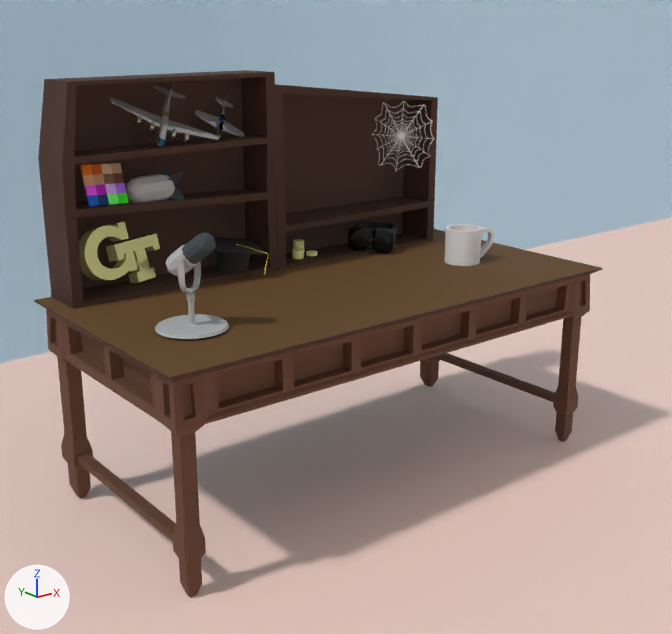
The glTF model assets/desk.glb as it was, and as the next commit left it.
One viewpoint serves both versions: a 50 mm lens placed at (-29.3, -36.7, 23.3), pointed at (2.6, 3.2, 7.4). Lighting does not change. The marker at lower left points along +X, +Y and +Z. Where no turn or scale is listed for an object, it has been applied to the vertices.

The older version as bpy lines, for what is in view:
```python
me_cylinder = bpy.data.meshes.new('Cylinder')
me_cylinder.from_pydata(...)  # 295 vertices, 586 faces; spans x -1.0..1.92, y -1.0..1.0, z -1.0..1.0
me_cylinder.materials.append(mat_standard)  # picture img_imphenzia_palette
me_mesh = bpy.data.meshes.new('Mesh')
me_mesh.from_pydata(...)  # 696 vertices, 1388 faces; spans x -2.3..2.69, y -1.07..1.34, z -1.53..1.67
me_mesh.materials.append(mat_shiny)  # picture img_imphenzia_palette
me_vr = bpy.data.meshes.new('VR')
me_vr.from_pydata(...)  # 848 vertices, 1728 faces; spans x -0.91..2.65, y -1.13..2.32, z -0.03..1.44
# faces by material slot: [1332, 396]
me_vr.materials.append(mat_standard)  # picture img_imphenzia_palette
me_vr.materials.append(mat_shiny)  # picture img_imphenzia_palette
ob_coffee = bpy.data.objects.new('Coffee', me_cylinder)
ob_coffee.location = (8.47, -0.9, 11.47)
ob_gt = bpy.data.objects.new('GT', me_mesh)
ob_gt.location = (-9.54, 5.49, 12.3)
ob_vr = bpy.data.objects.new('VR', me_vr)
ob_vr.location = (5.74, 3.91, 10.56)
# also in view: 'Floor' at (0.0, -101.0, 145.3); 'B29' at (-6.8, 5.0, 19.2); 'ColorChaos' at (-10.2, 5.0, 16.0); 'Desk' at (0.0, 0.0, 5.2); 'Mic' at (-9.8, -2.2, 12.8)
```
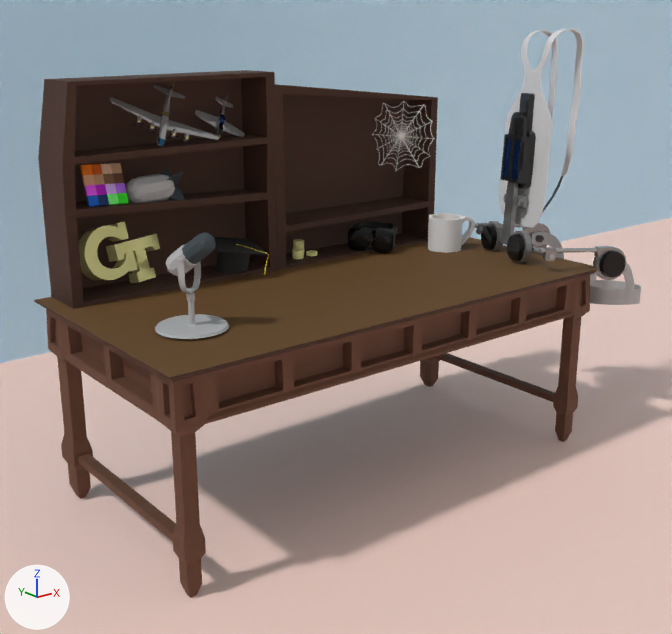
What changed in the scene script:
```text
Add me_exo:
    me_exo.from_pydata(...)  # 2738 vertices, 5396 faces; spans x -2.3..7.1, y -5.8..4.2, z -4.8..10.8
    # faces by material slot: [1780, 3616]
    me_exo.materials.append(mat_standard)  # picture img_imphenzia_palette
    me_exo.materials.append(mat_shiny)  # picture img_imphenzia_palette
Change ob_coffee:
    ob_coffee.location: (8.47, -0.9, 11.47) -> (9.96, 2.01, 11.47)
Add ob_exo:
    ob_exo = bpy.data.objects.new('EXO', me_exo)
    ob_exo.location = (12.16, -1.75, 12.3)
```

Boxes [x1, y1, x2, y2] around the edits, measured in the pictures (672 x 634 px):
'EXO', added
    after: [475, 29, 641, 305]
    faces in mat_standard (picture img_imphenzia_palette): [500, 29, 641, 305]
    faces in mat_shiny (picture img_imphenzia_palette): [475, 93, 626, 281]
'Coffee', moved
    before: [444, 224, 495, 266]
    after: [428, 213, 475, 253]
